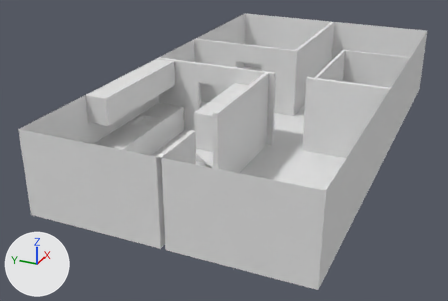
An edit to the Blender file Assets/Models/Buildings/appartment2.blend, drawn before and after from the same camera.
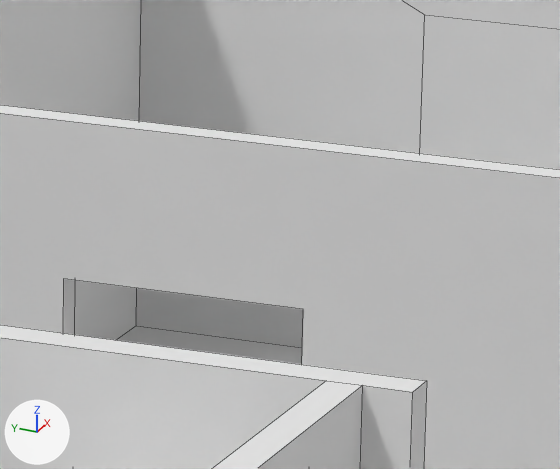
Each version appears first whole from a 50 mm camera at (-37.27, -13.44, 14.59) aimed at (-2.43, 2.24, -2.84), and next in a close-up on the part from 51% to 65% of the width and 10% to 27% of the height. Arrows for +X, +Y and +Z are at lower left; the lights stay in place. The close-ups show mesh edges as thin lines.

The scene before the commit, as lines of its bpy script (objects in view):
```python
me_cube = bpy.data.meshes.new('Cube')
me_cube.from_pydata(...)  # 113 vertices, 87 faces; spans x -1.0..1.0, y -1.0..1.0, z -1.0..1.0
me_cube.materials.append(mat_material)  # white #e7e7e7
ob_appartment = bpy.data.objects.new('Appartment', me_cube)
ob_appartment.location = (0.0, 0.0, 0.0)
ob_appartment.scale = (15.0, 8.0, 2.5)
```
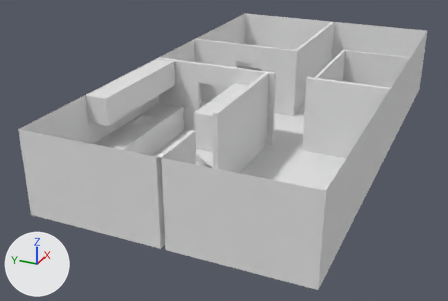
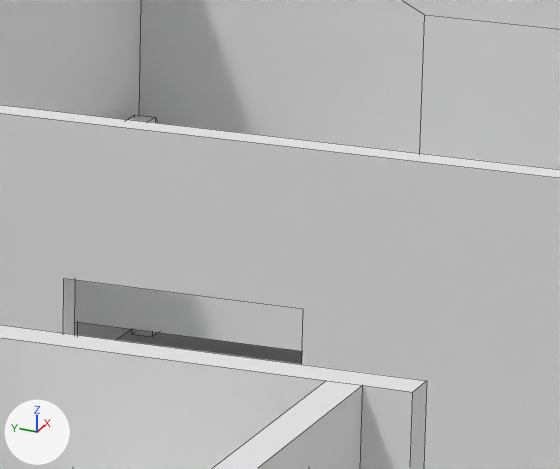
Commit message: Added bed

Changed parts and their boxes (x1, y1, x2, y2) in the close-ups (560 x 469 px):
'Bed', added: after (75, 115, 303, 351)

Edits to the bpy script that builds the scene:
```text
Add mat_material_001:
    mat_material_001 = diffuse_material('Material.001')
    mat_material_001.base_color = (0.8, 0.8, 0.8)  # white #e7e7e7
Add me_cube_007:
    me_cube_007.from_pydata(...)  # 56 vertices, 54 faces; spans x 5.01..7.01, y 0.09..2.09, z -30.49..-22.88
    me_cube_007.materials.append(mat_material_001)  # white #e7e7e7
Add ob_bed:
    ob_bed = bpy.data.objects.new('Bed', me_cube_007)
    ob_bed.location = (6.452, 3.73, 6.669)
    ob_bed.scale = (1.2, 2.0, 0.3)
```
